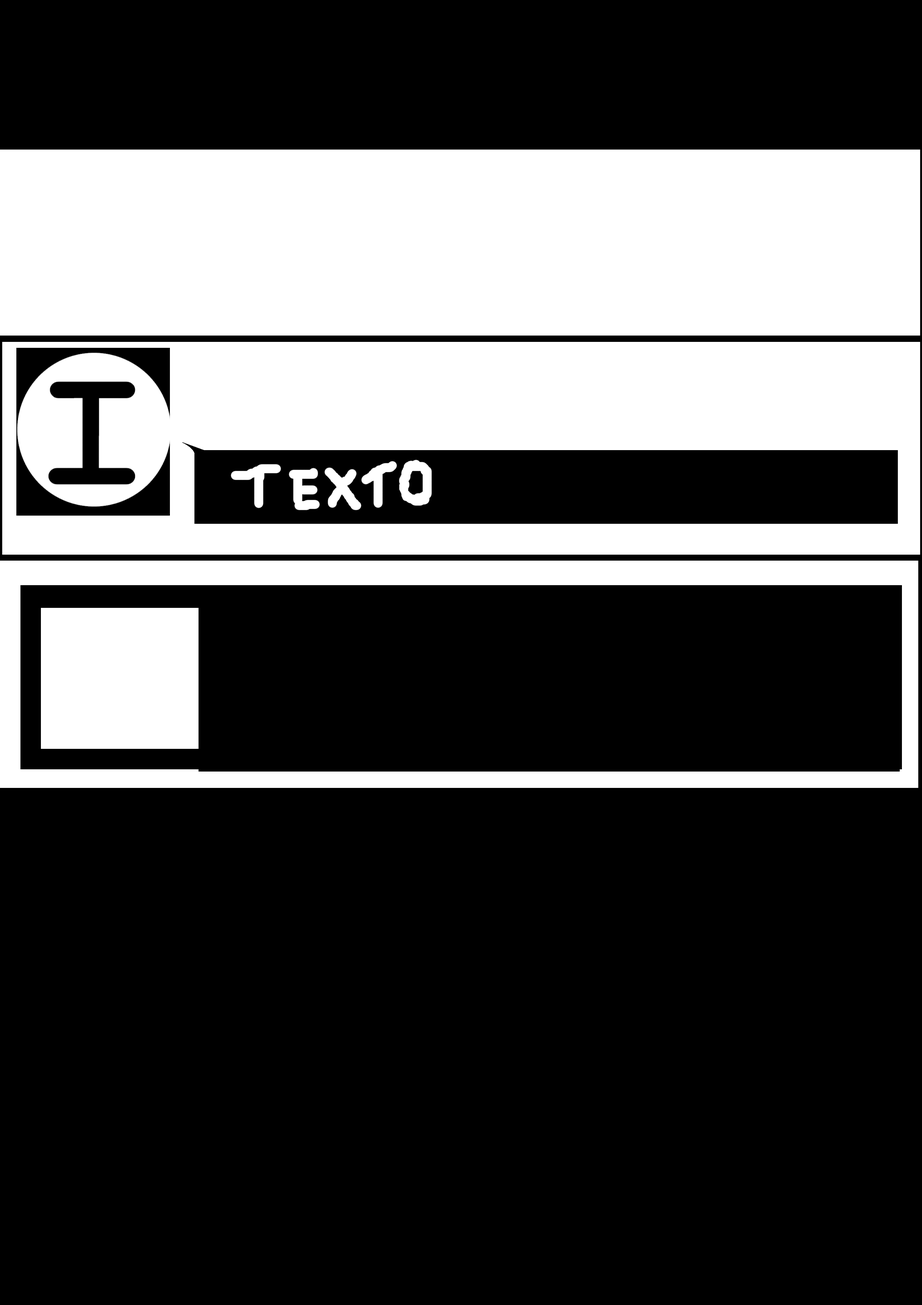
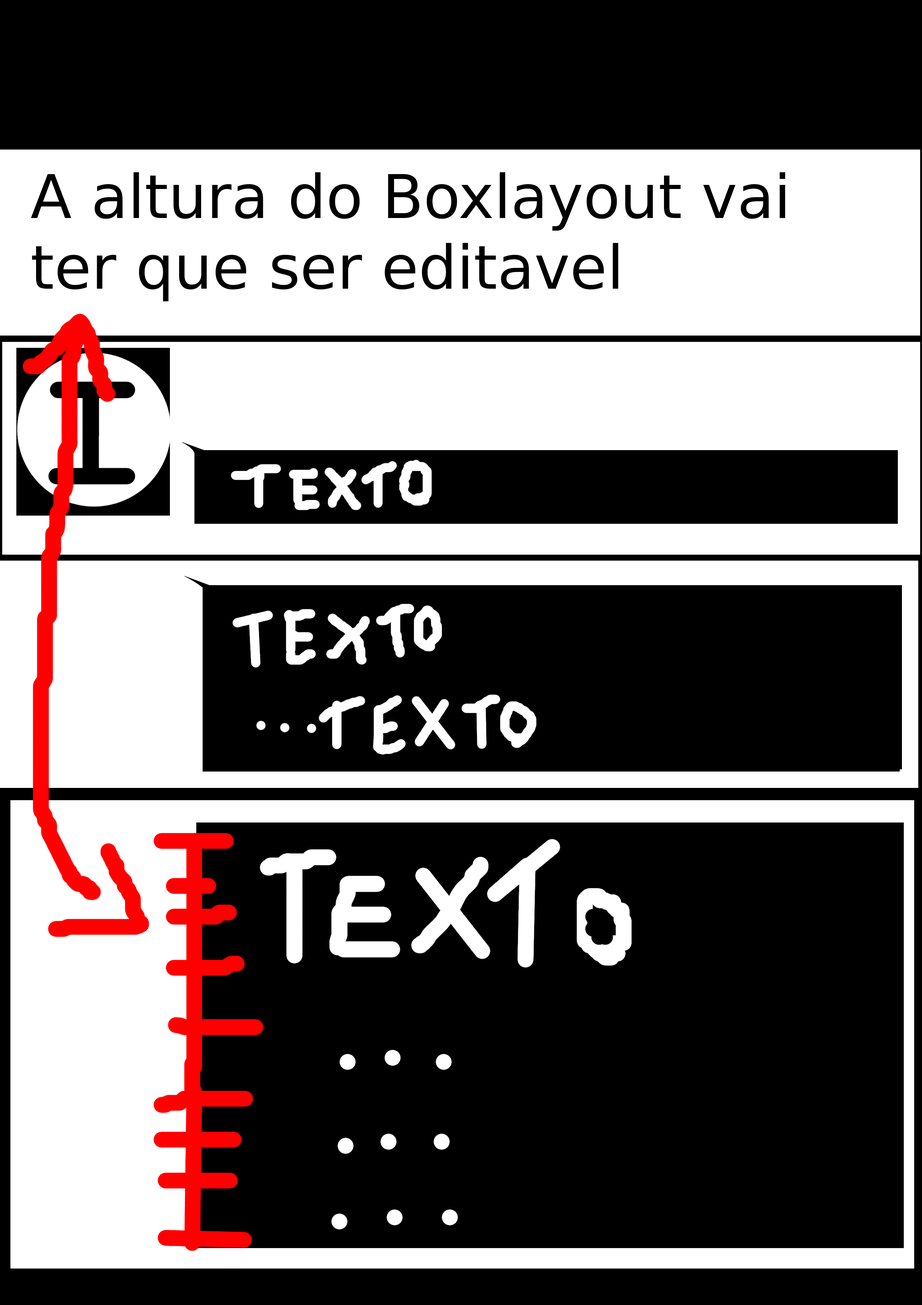
The second (922, 1305) image is a revision of the first. Changes to its layers:
added layer "A altura do Boxlayout vai ter ..." above "Explicação" over [30, 172, 786, 302]
added layer "Explicação" above "cor" over [22, 313, 264, 1251]
painted on "cor" over [232, 603, 537, 755]
painted on "Fundo" over [10, 575, 915, 1269]
